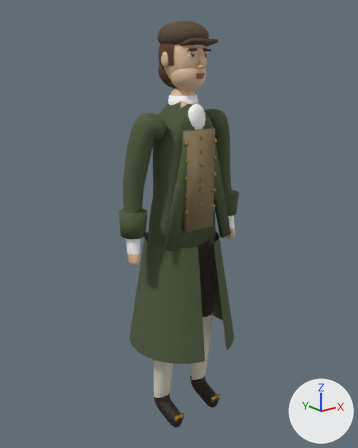
Before and after pictures for a commit that changed the glTF model reckoning/models/brother.glb.
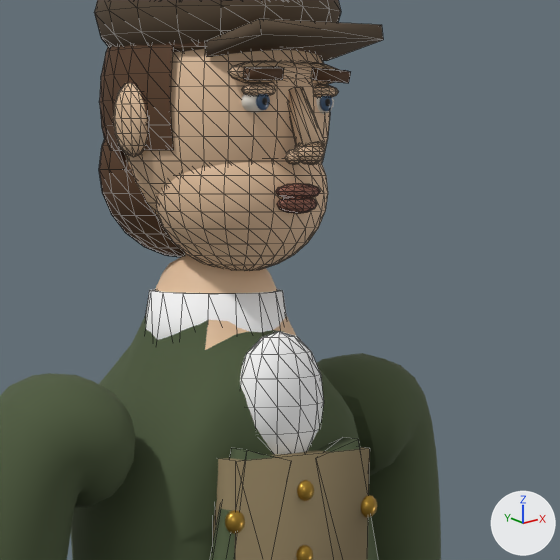
Each version appears first whole from a 50 mm camera at (-1.331, -1.638, 1.624) aimed at (0.002, 0.028, 0.958), and next in a close-up on the part from 38% to 71% of the width and 8% to 34% of the height. Lighting does not change. The marker at lower right points along +X, +Y and +Z. The older version's two pictures come first. The close-ups show mesh edges as thin lines. Vertices at exactly the same position are counted once.

The first close-up shows 'brother_body', 'brother_coat', 'brother_eyes', 'brother_hair', 'brother_hat', 'brother_linen', 'brother_metal', 'brother_skin', 'brother_vest'.
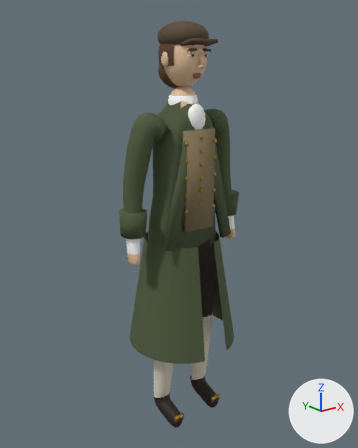
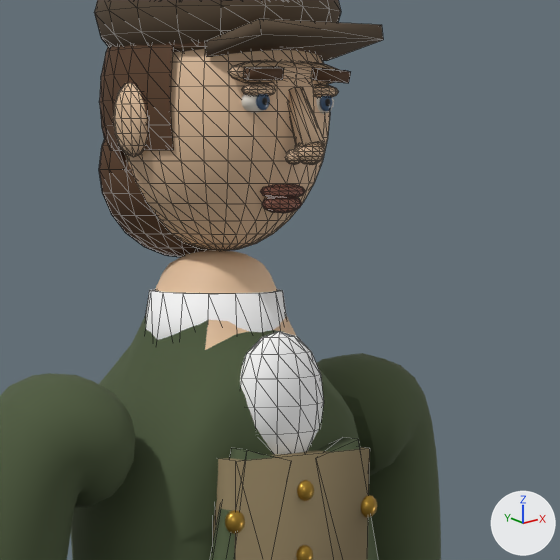
What changed in the scene script:
```text
Change me_brother_skin:
    used by ob_brother_skin; location = (0.0, 0.0, 0.0)
    remove me_brother_skin.from_pydata(...)  # 1510 vertices, 2968 faces; spans x -0.101..0.101, y -0.133..0.095, z 1.537..1.777
    add me_brother_skin.from_pydata(...)  # 1222 vertices, 2396 faces; spans x -0.101..0.101, y -0.133..0.095, z 1.553..1.777
    me_brother_skin part 1: the loose piece of 72 vertices spanning x -0.023..0.023, y -0.115..-0.099, z 1.596..1.609 is moved by (0.0, 0.019, 0.0)
    me_brother_skin part 2: the loose piece of 72 vertices spanning x -0.02..0.02, y -0.115..-0.097, z 1.585..1.6 is moved by (0.0, 0.019, 0.0)
    me_brother_skin part 3: the loose piece of 288 vertices spanning x -0.074..0.074, y -0.105..0.039, z 1.537..1.665 is deleted
```

Changed parts and their boxes (x1, y1, x2, y2) in the close-ups (560 x 560 px; the box of a moved part takes in the faces that stretch with it):
'brother_skin', reshaped (9% shorter): before (113, 49, 338, 271); after (113, 49, 338, 251)
part 1 of me_brother_skin, moved or reshaped: before (275, 183, 321, 198); after (260, 184, 305, 198)
part 2 of me_brother_skin, moved or reshaped: before (277, 198, 317, 214); after (262, 197, 302, 213)
part 3 of me_brother_skin, deleted (beige): before (157, 162, 328, 271)
